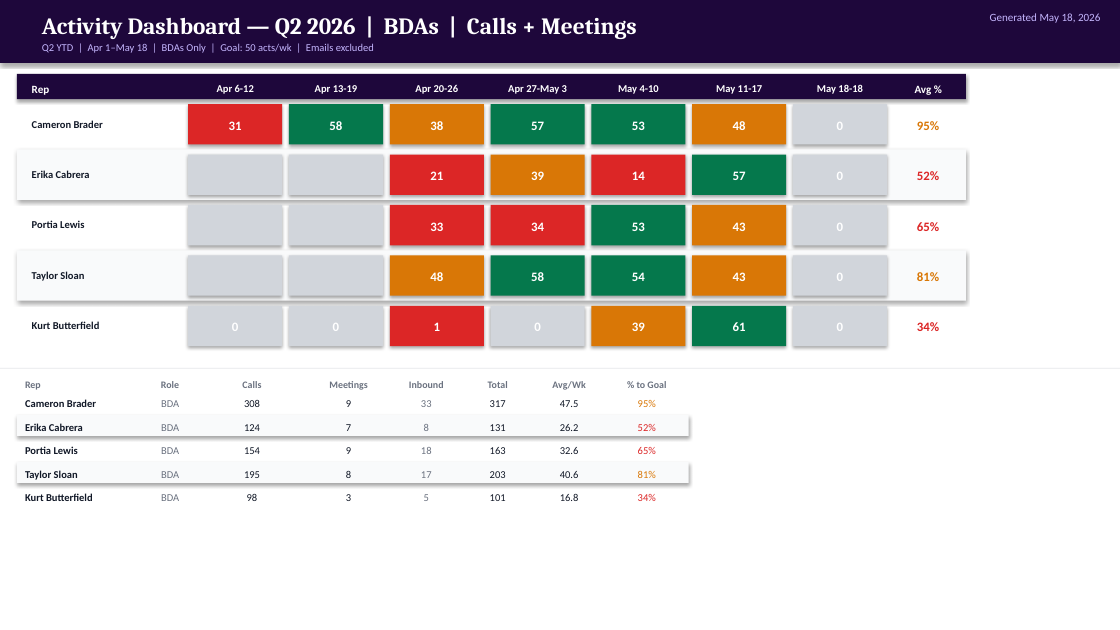
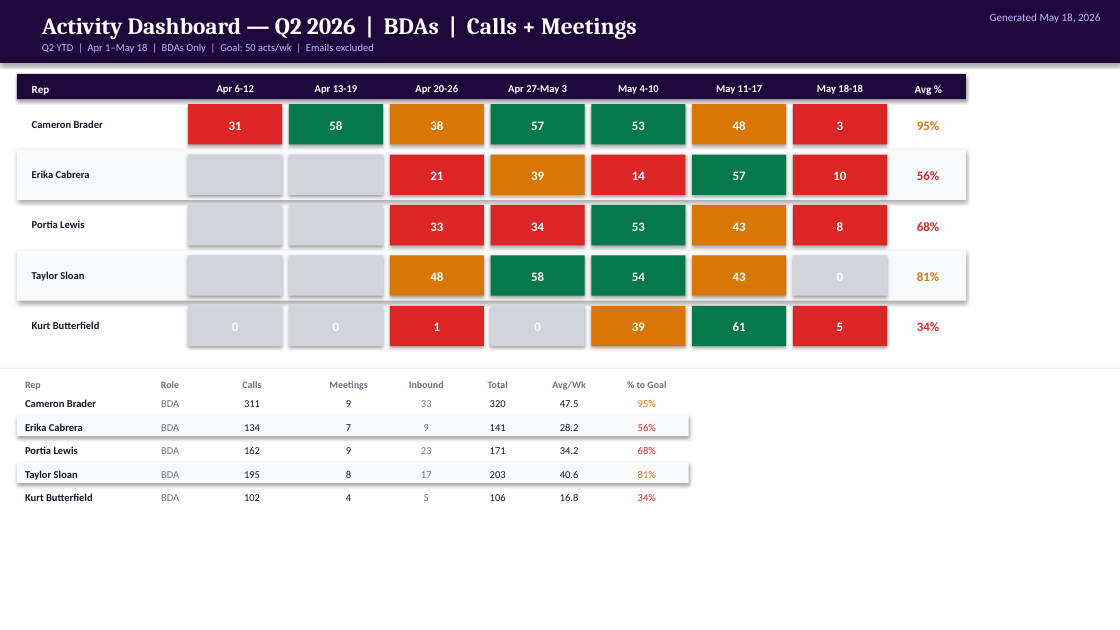
Before and after one commit to georgesoteropoulos-lgtm/cw-sales-playbook, a slide deck: slide 5 of generated/Sales Dashboards/BD Rep Scoreboard.pptx. Drawn at 1120x630 pixels with LibreOffice and Linux fonts; fonts in the diff are those of the drawing. Boxes give left, top, right and bottom in pixels: in the first picture for what was removed or moved away, otherwise in the second. Text is boxed around its words. In the diff, an @@ line names an element or a change of style, - is before the commit and + after.

```diff
--- a/generated/Sales Dashboards/BD Rep Scoreboard.pptx
+++ b/generated/Sales Dashboards/BD Rep Scoreboard.pptx
@@ text at [837,121,843,130]: text changed @@
-0
+3
@@ text at [833,171,846,180]: text changed @@
-0
+10
@@ text at [917,171,939,180]: text changed @@
-52%
+56%
@@ text at [837,222,843,231]: text changed @@
-0
+8
@@ text at [917,222,939,231]: text changed @@
-65%
+68%
@@ fill #D1D5DB to #DC2626 in 4 elements at [793,104,887,145], [793,155,887,195], [793,205,887,245], [793,306,887,346] @@
@@ text at [837,322,843,331]: text changed @@
-0
+5
@@ text at [244,400,260,407]: text changed @@
-308
+311
@@ text at [490,400,506,407]: text changed @@
-317
+320
@@ text at [244,447,260,454]: text changed @@
-154
+162
@@ text at [421,447,432,454]: text changed @@
-18
+23
@@ text at [490,424,506,431]: text changed @@
-131
+141
@@ text at [490,447,506,454]: text changed @@
-163
+171
@@ text at [560,447,579,454]: text changed @@
-32.6
+34.2
@@ text at [638,424,656,431]: text changed @@
-52%
+56%
@@ text at [244,494,260,501]: text changed @@
-98
+102
@@ text at [346,494,351,501]: text changed @@
-3
+4
@@ text at [490,494,506,501]: text changed @@
-101
+106
```
Also in this commit, not shown: 2 other slides changed, 11 other files.
